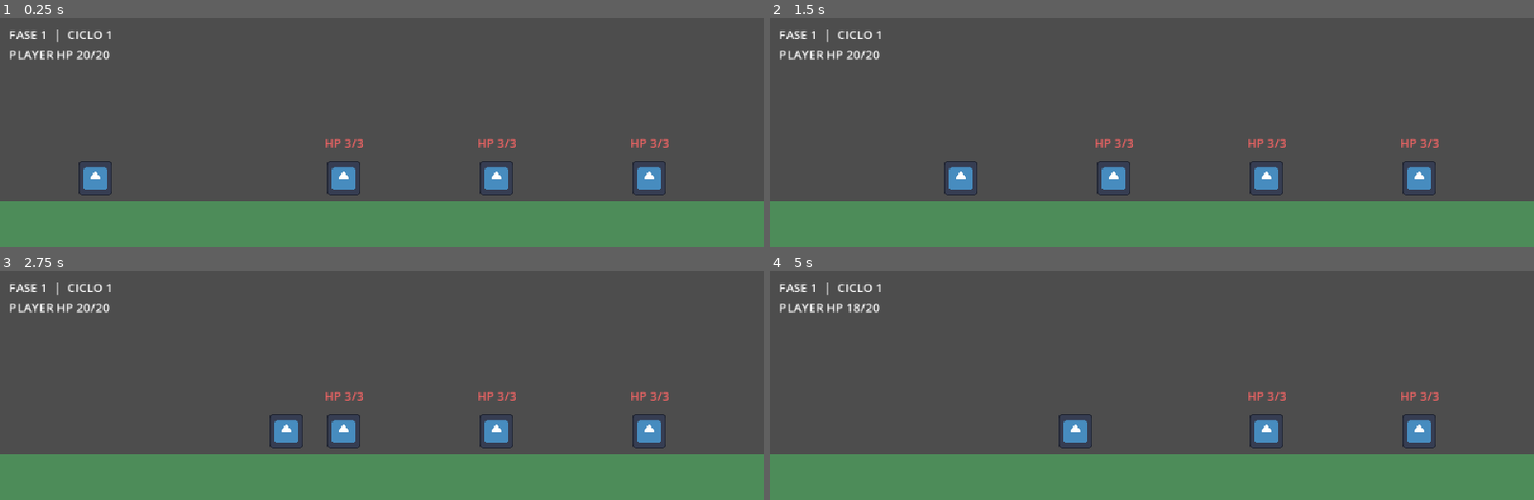
Above: before the commit, frames 1-4 (two rows, left to right).
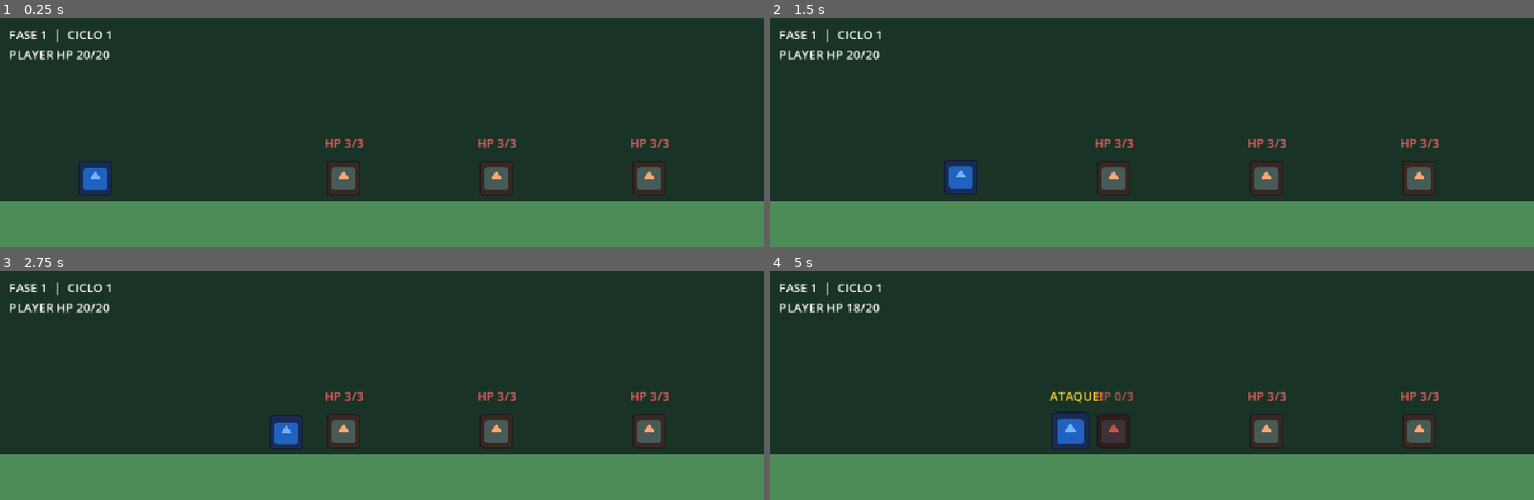
Above: after the commit, the same moments.

Repository: LucasSMFerreira/IdleAdventure
Game: Godot game, scene res://scenes/main.tscn
Same seed, same stepped clock (60 frames per second), same inputs: the game is played once before the commit and once after it. The engine's default icon, where the game draws it, is replaced by a stand-in: a white triangle on a blue panel in a dark square.
Inputs:
- Up to frame 1 (0.25 s): no input
- Up to frame 2 (1.5 s): no input
- Up to frame 3 (2.75 s): no input
- Up to frame 4 (5 s): tap Enter at 3.5 s

The runs differ from the first frame. In frame 1, 80% of the frame differs, in the area x 0-100%, y 0-80%; in frame 2, 80%; in frame 3, 80%; in frame 4, 80%.

Commit message:
Adiciona animacoes simples e cores das fases

Diff:
--- a/scenes/enemy.gd
+++ b/scenes/enemy.gd
@@ -7,6 +7,7 @@
 var vida_atual = vida_maxima
 var alvo: Player
 
+@onready var visual: Sprite2D = $Sprite2D
 @onready var texto_vida: Label = $Vida
 @onready var tempo_ataque: Timer = $TempoAtaque
 
@@ -18,9 +19,13 @@
 		return
 	vida_atual = maxi(vida_atual - dano, 0)
 	_atualizar_vida()
+	visual.modulate = Color(1, 0.25, 0.25)
+	create_tween().tween_property(visual, "modulate", Color(1, 0.65, 0.45), 0.3)
 	if vida_atual == 0:
 		tempo_ataque.stop()
-		queue_free()
+		var saida = create_tween()
+		saida.tween_property(self, "modulate", Color(1, 1, 1, 0), 0.35)
+		saida.tween_callback(queue_free)
 
 func _on_area_ataque_body_entered(body):
 	if body is Player and not body.derrotado:
@@ -36,6 +41,8 @@
 func _atacar():
 	if vida_atual > 0 and is_instance_valid(alvo) and not alvo.derrotado:
 		atacou.emit(alvo)
+		visual.scale = Vector2(0.42, 0.42)
+		create_tween().tween_property(visual, "scale", Vector2(0.35, 0.35), 0.2)
 
 func _atualizar_vida():
 	texto_vida.text = "HP %d/%d" % [vida_atual, vida_maxima]
--- a/scenes/enemy.tscn
+++ b/scenes/enemy.tscn
@@ -11,6 +11,7 @@
 script = ExtResource("2_enemy")
 
 [node name="Sprite2D" type="Sprite2D" parent="." unique_id=314700448]
+modulate = Color(1, 0.65, 0.45, 1)
 scale = Vector2(0.35, 0.35)
 texture = ExtResource("1_md0e3")
 
--- a/scenes/main.gd
+++ b/scenes/main.gd
@@ -3,6 +3,7 @@
 @export var cena_inimigo: PackedScene
 
 @onready var player: Player = $Player
+@onready var background: ColorRect = $Background
 @onready var ground: ColorRect = $Ground
 @onready var texto_fase: Label = $Interface/Fase
 @onready var texto_player: Label = $Interface/VidaPlayer
@@ -42,6 +43,7 @@
 func _criar_onda():
 	texto_fase.text = "FASE %d  |  CICLO %d" % [fase_atual + 1, ciclo]
 	ground.color = [Color(0.3, 0.55, 0.35), Color(0.65, 0.5, 0.3), Color(0.45, 0.35, 0.65)][fase_atual]
+	background.color = [Color(0.1, 0.2, 0.15), Color(0.25, 0.18, 0.1), Color(0.15, 0.1, 0.25)][fase_atual]
 	for x in ONDAS[fase_atual]:
 		var inimigo: Enemy = cena_inimigo.instantiate()
 		add_child(inimigo)
--- a/scenes/main.tscn
+++ b/scenes/main.tscn
@@ -7,6 +7,12 @@
 [node name="Main" type="Node2D" unique_id=1100356496]
 script = ExtResource("4_main")
 cena_inimigo = ExtResource("3_sugp2")
+
+[node name="Background" type="ColorRect" parent="."]
+offset_right = 1000.0
+offset_bottom = 240.0
+mouse_filter = 2
+color = Color(0.1, 0.2, 0.15, 1)
 
 [node name="Ground" type="ColorRect" parent="." unique_id=739260343]
 offset_top = 240.0
--- a/scenes/player.gd
+++ b/scenes/player.gd
@@ -11,14 +11,22 @@
 var derrotado = false
 var inimigo_perto = false
 var alvo: Enemy
+var tempo_passos = 0.0
+var tween_dano: Tween
 
+@onready var visual: Sprite2D = $Visual
 @onready var aviso_ataque: Label = $AvisoAtaque
 @onready var tempo_ataque: Timer = $TempoAtaque
 @onready var tempo_aviso: Timer = $TempoAviso
 
-func _physics_process(_delta):
+func _physics_process(delta):
 	velocity.x = 0.0 if inimigo_perto or derrotado else velocidade
 	move_and_slide()
+	if velocity.x != 0.0:
+		tempo_passos += delta
+		visual.position.y = sin(tempo_passos * 12.0) * 2.0
+	else:
+		visual.position.y = 0.0
 
 func _on_detection_body_entered(body):
 	if body is Enemy and not inimigo_perto and not derrotado:
@@ -32,6 +40,8 @@
 	if derrotado or not is_instance_valid(alvo):
 		return
 	atacou.emit(alvo)
+	visual.scale = Vector2(0.42, 0.42)
+	create_tween().tween_property(visual, "scale", Vector2(0.35, 0.35), 0.2)
 	aviso_ataque.show()
 	tempo_aviso.start()
 
@@ -40,8 +50,15 @@
 		return
 	vida_atual = maxi(vida_atual - dano, 0)
 	vida_mudou.emit(vida_atual, vida_maxima)
+	if is_instance_valid(tween_dano) and tween_dano.is_running():
+		tween_dano.kill()
+	visual.modulate = Color(1, 0.25, 0.25)
+	tween_dano = create_tween()
+	tween_dano.tween_property(visual, "modulate", Color(0.45, 0.7, 1), 0.3)
 	if vida_atual == 0:
 		derrotado = true
+		tween_dano.kill()
+		visual.modulate = Color(0.4, 0.4, 0.4)
 		tempo_ataque.stop()
 		tempo_aviso.stop()
 		aviso_ataque.hide()
--- a/scenes/player.tscn
+++ b/scenes/player.tscn
@@ -11,6 +11,7 @@
 script = ExtResource("2_player")
 
 [node name="Visual" type="Sprite2D" parent="." unique_id=376890448]
+modulate = Color(0.45, 0.7, 1, 1)
 scale = Vector2(0.35, 0.35)
 texture = ExtResource("1_3vyb7")
 
